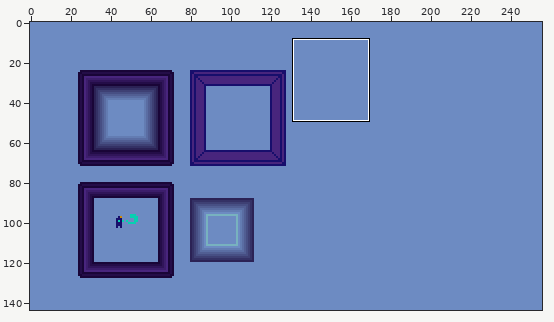
Pixel-art file: Imagens/AspriteAssets/TiledSet.aseprite. Above, an overview of the earlier version with the close-up marked.
Close-up. Before:
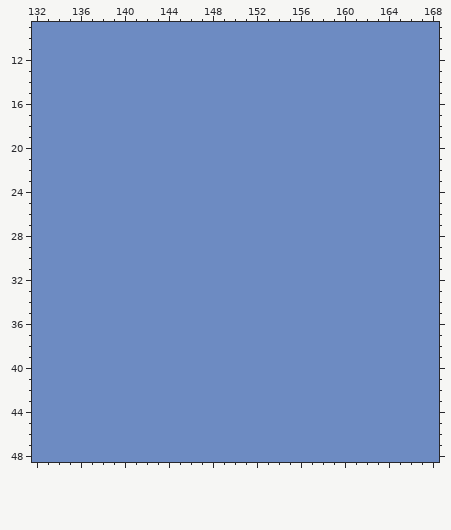
256x144 pixels, 1 frame. Colours within 5 levels of each other are drawn and written as one. Shown: x 132..168, y 9..48. The commit also changed other parts of the picture, which this record leaves out.
The result:
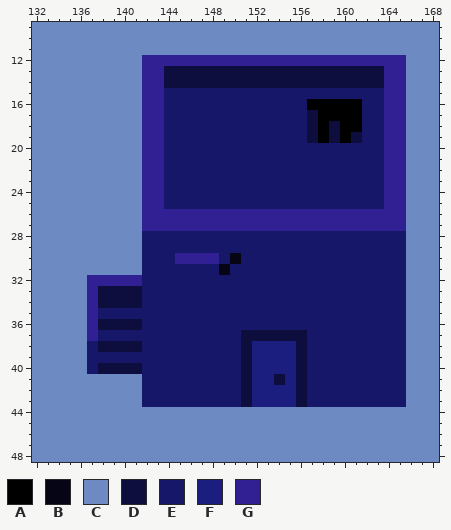
Palette (. is transparent): A #000000  B #050515  C #6d8bc2  D #0d0d3e  E #171769  F #1c1e7f  G #312094
Change:
Layer "TiledSet":
y 12: x 142..165 CCCCCCCCCCCCCCCCCCCCCCCC -> GGGGGGGGGGGGGGGGGGGGGGGG
y 13..14: x 142..165 CCCCCCCCCCCCCCCCCCCCCCCC -> GGDDDDDDDDDDDDDDDDDDDDGG
y 15: x 142..165 CCCCCCCCCCCCCCCCCCCCCCCC -> GGEEEEEEEEEEEEEEEEEEEEGG
y 16: x 142..165 CCCCCCCCCCCCCCCCCCCCCCCC -> GGEEEEEEEEEEEEEAAAAAEEGG
y 17: x 142..165 CCCCCCCCCCCCCCCCCCCCCCCC -> GGEEEEEEEEEEEEEDAAAAEEGG
y 18: x 142..165 CCCCCCCCCCCCCCCCCCCCCCCC -> GGEEEEEEEEEEEEEDADAAEEGG
y 19: x 142..165 CCCCCCCCCCCCCCCCCCCCCCCC -> GGEEEEEEEEEEEEEDADADEEGG
y 20..25: x 142..165 CCCCCCCCCCCCCCCCCCCCCCCC -> GGEEEEEEEEEEEEEEEEEEEEGG
y 26..27: x 142..165 CCCCCCCCCCCCCCCCCCCCCCCC -> GGGGGGGGGGGGGGGGGGGGGGGG
y 28..29: x 142..165 CCCCCCCCCCCCCCCCCCCCCCCC -> EEEEEEEEEEEEEEEEEEEEEEEE
y 30: x 142..165 CCCCCCCCCCCCCCCCCCCCCCCC -> EEEGGGGEBEEEEEEEEEEEEEEE
y 31: x 142..165 CCCCCCCCCCCCCCCCCCCCCCCC -> EEEEEEEBEEEEEEEEEEEEEEEE
y 32: x 137..165 CCCCCCCCCCCCCCCCCCCCCCCCCCCCC -> GGGGGEEEEEEEEEEEEEEEEEEEEEEEE
y 33..34: x 137..165 CCCCCCCCCCCCCCCCCCCCCCCCCCCCC -> GDDDDEEEEEEEEEEEEEEEEEEEEEEEE
y 35: x 137..165 CCCCCCCCCCCCCCCCCCCCCCCCCCCCC -> GEEEEEEEEEEEEEEEEEEEEEEEEEEEE
y 36: x 137..165 CCCCCCCCCCCCCCCCCCCCCCCCCCCCC -> GDDDDEEEEEEEEEEEEEEEEEEEEEEEE
y 37: x 137..165 CCCCCCCCCCCCCCCCCCCCCCCCCCCCC -> GEEEEEEEEEEEEEDDDDDDEEEEEEEEE
y 38: x 137..165 CCCCCCCCCCCCCCCCCCCCCCCCCCCCC -> EDDDDEEEEEEEEEDFFFFDEEEEEEEEE
y 39: x 137..165 CCCCCCCCCCCCCCCCCCCCCCCCCCCCC -> EEEEEEEEEEEEEEDFFFFDEEEEEEEEE
y 40: x 137..165 CCCCCCCCCCCCCCCCCCCCCCCCCCCCC -> EDDDDEEEEEEEEEDFFFFDEEEEEEEEE
y 41: x 142..165 CCCCCCCCCCCCCCCCCCCCCCCC -> EEEEEEEEEDFFDFDEEEEEEEEE
y 42..43: x 142..165 CCCCCCCCCCCCCCCCCCCCCCCC -> EEEEEEEEEDFFFFDEEEEEEEEE
Boxes around the changes in both close-ups, in picture pixels (x1, y1, x2, y2):
changed: (87, 55, 406, 407)
